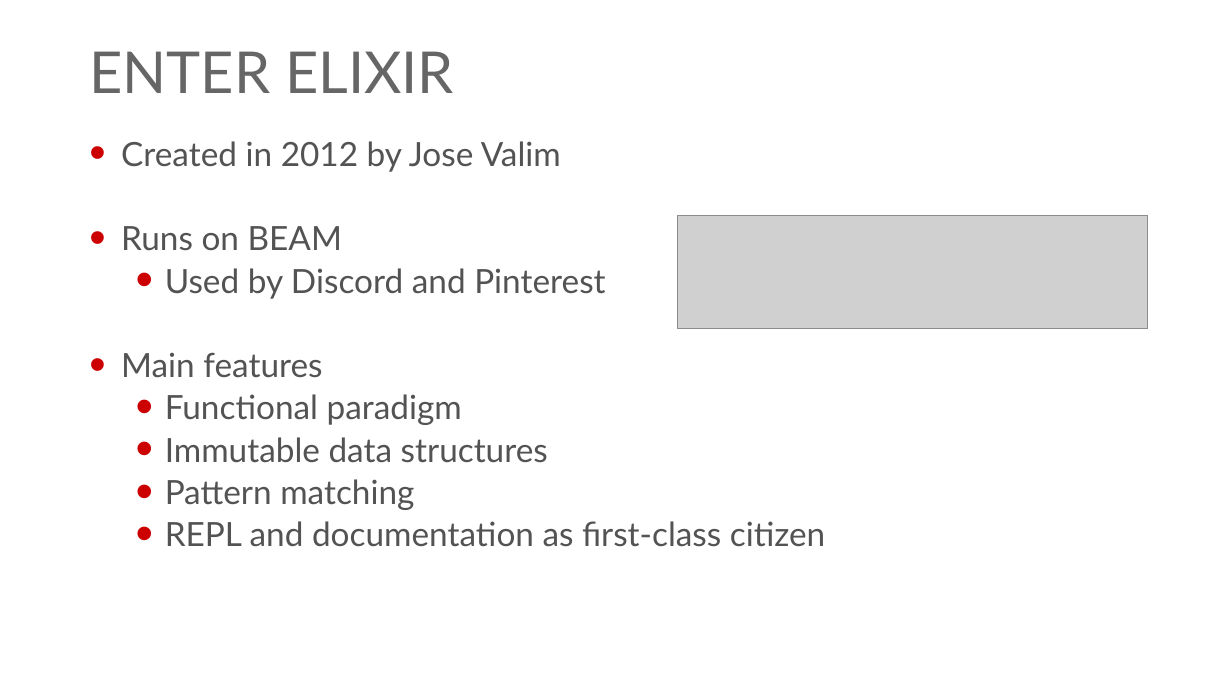
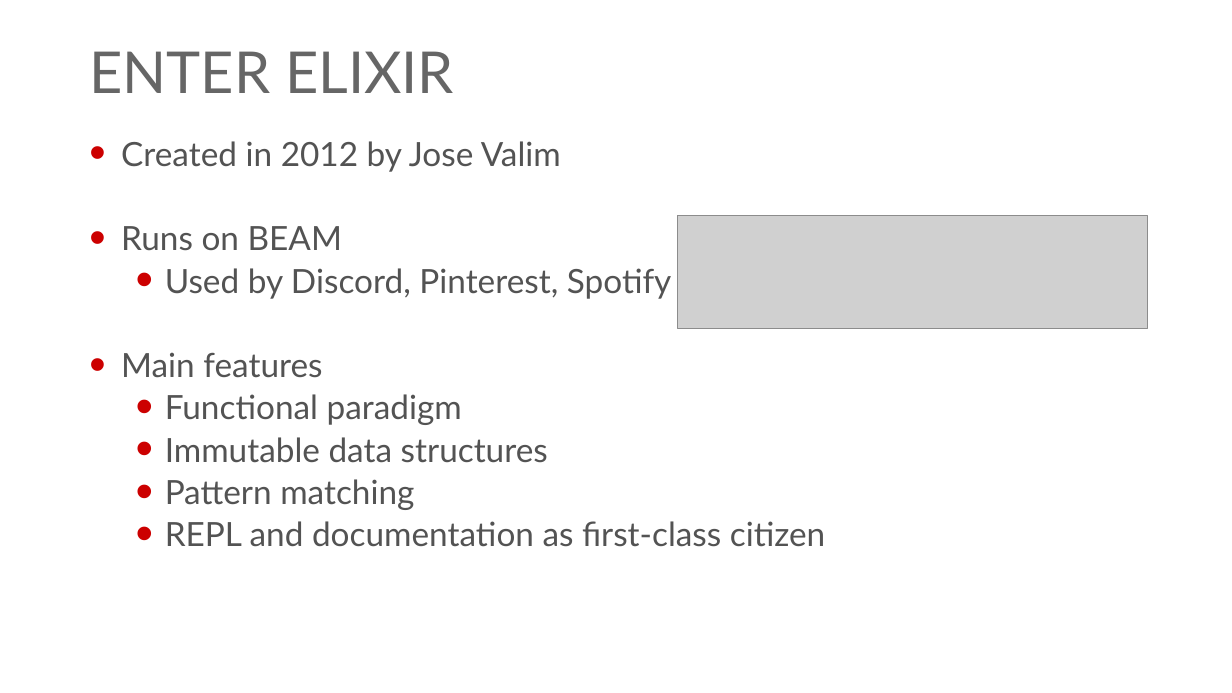
Before and after one commit to georgiyolovski/elixir-tech-talk, a slide deck: slide 4 of Elixir Tech Talk.pptx. Drawn at 1232x693 pixels with LibreOffice and Linux fonts; fonts in the diff are those of the drawing; grey boxes stand for pictures; background and template pictures are left out. Boxes give left, top, right and bottom in pixels: in the first picture for what was removed or moved away, otherwise in the second. Text is boxed around its words. In the diff, an @@ line names an element or a change of style, - is before the commit and + after.

Commit message:
Updated Elixir example usages

```diff
--- a/Elixir Tech Talk.pptx
+++ b/Elixir Tech Talk.pptx
@@ text at [165,268,671,299]: text changed @@
-  • Used by Discord and Pinterest
+  • Used by Discord, Pinterest, Spotify
```
